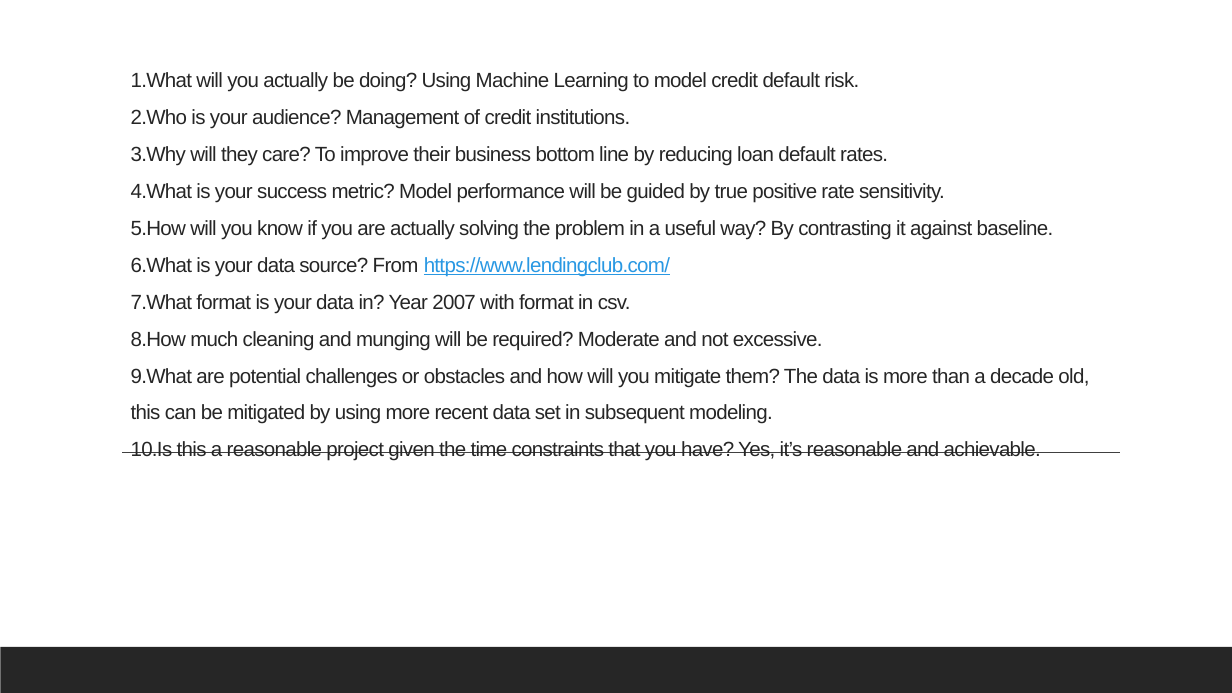
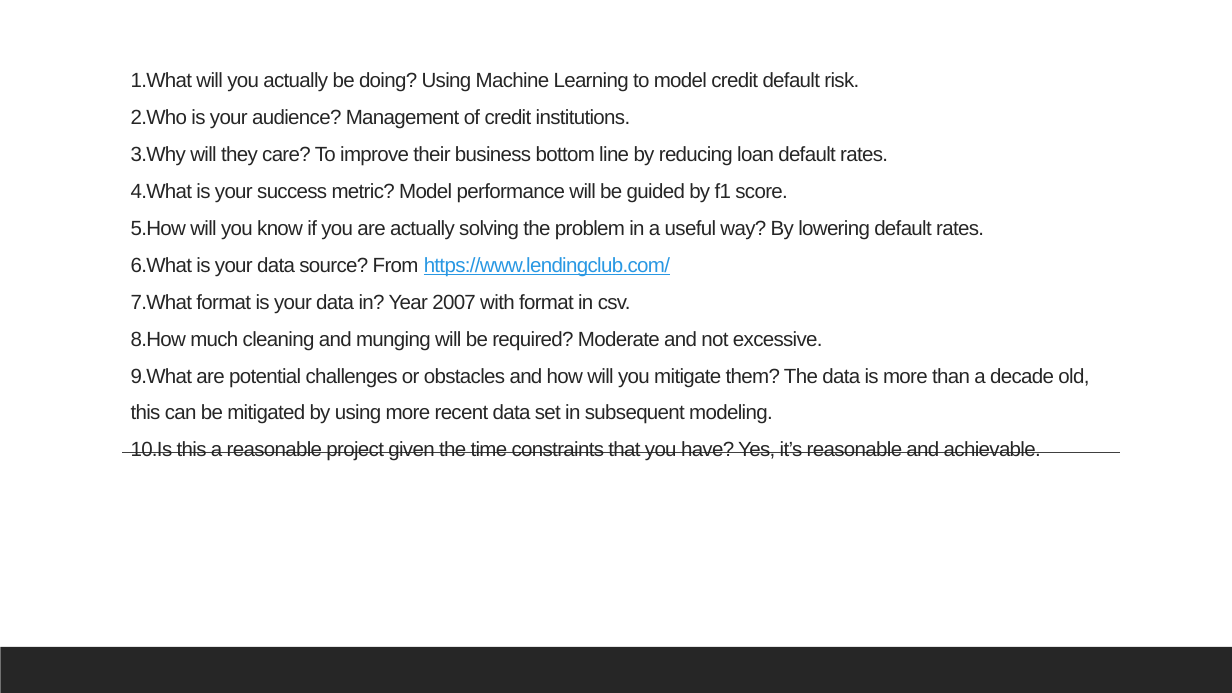
Before and after one commit to Choc91/General-Assembly-Capstone, a slide deck: slide 3 of Credit Risk Capstone Project.pptx. Drawn at 1232x693 pixels with LibreOffice and Linux fonts; fonts in the diff are those of the drawing. Boxes give left, top, right and bottom in pixels: in the first picture for what was removed or moved away, otherwise in the second. Text is boxed around its words. In the diff, an @@ line names an element or a change of style, - is before the commit and + after.

```diff
--- a/Credit Risk Capstone Project.pptx
+++ b/Credit Risk Capstone Project.pptx
@@ title at box(131, 72, 1089, 461): text changed @@
-1.What will you actually be doing? Using Machine Learning to model credit default risk.
-2.Who is your audience? Management of credit institutions.
-3.Why will they care? To improve their business bottom line by reducing loan default rates.
-4.What is your success metric? Model performance will be guided by true positive rate sensitivity.
-5.How will you know if you are actually solving the problem in a useful way? By contrasting it against baseline.
-6.What is your data source? From https://www.lendingclub.com/
-7.What format is your data in? Year 2007 with format in csv.
-8.How much cleaning and munging will be required? Moderate and not excessive.
-9.What are potential challenges or obstacles and how will you mitigate them? The data is more than a decade old, this can be mitigated by using more recent data set in subsequent modeling.
-10.Is this a reasonable project given the time constraints that you have? Yes, it’s reasonable and achievable.
+1.What will you actually be doing? Using Machine Learning to model credit default risk.
+2.Who is your audience? Management of credit institutions.
+3.Why will they care? To improve their business bottom line by reducing loan default rates.
+4.What is your success metric? Model performance will be guided by f1 score.
+5.How will you know if you are actually solving the problem in a useful way? By lowering default rates.
+6.What is your data source? From https://www.lendingclub.com/
+7.What format is your data in? Year 2007 with format in csv.
+8.How much cleaning and munging will be required? Moderate and not excessive.
+9.What are potential challenges or obstacles and how will you mitigate them? The data is more than a decade old, this can be mitigated by using more recent data set in subsequent modeling.
+10.Is this a reasonable project given the time constraints that you have? Yes, it’s reasonable and achievable.
```
Also in this commit, not shown: 4 other slides changed.
